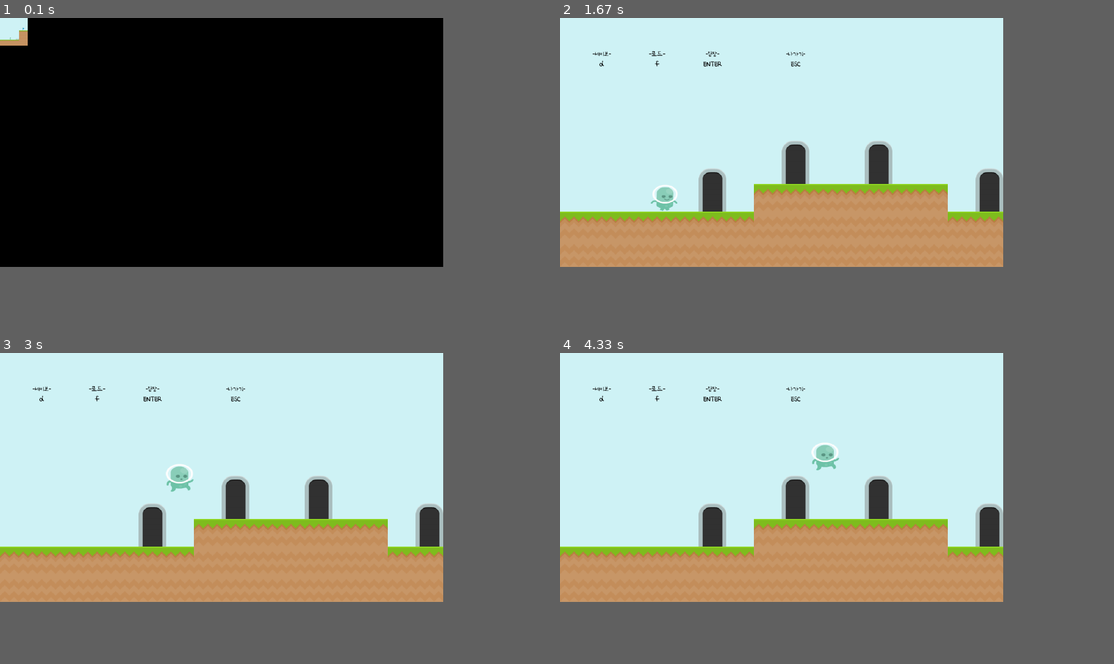
Above: before the commit, frames 1-4 (two rows, left to right).
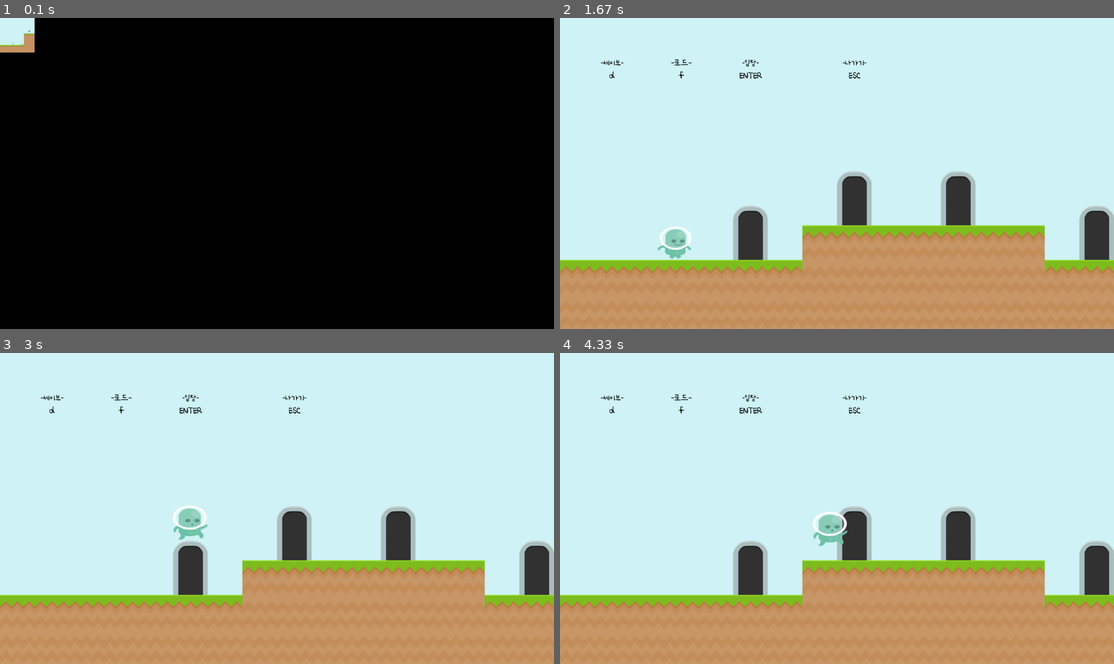
Above: after the commit, the same moments.

Repository: coinmoles/pygame-jam
Game: pygame game, started from main.py
Two runs of this game, one before a commit and one after it. Both use one fixed random seed, a clock stepped at 60 frames per second and the inputs below.
Inputs:
- Up to frame 1 (0.1 s): no input
- Up to frame 2 (1.67 s): hold Down 0.33-0.8 s; tap Enter at 0.83 s; hold Esc from 1.17 s (still down); hold Right from 1.17 s (still down)
- Up to frame 3 (3 s): release Esc at 1.8 s; release Right at 1.8 s; hold W 1.83-2.47 s; hold Right 1.83-2.47 s; tap Space at 1.9, 2.2, 2.57, 2.87 s; hold Right from 2.5 s (still down)
- Up to frame 4 (4.33 s): release Right at 3.13 s; hold Left 3.17-3.63 s; tap Space at 3.23, 3.53, 3.73, 4.03, 4.23 s; hold Right 3.67-4.13 s; hold Right from 4.17 s (still down)
The window is 720x405 before the commit and 900x506 after it. Grey fills any space a smaller window leaves; there, only what the larger window draws over its background counts as a difference.

The runs differ from the first frame. In frame 1, 0.4% of the frame differs, in the area x 0-7%, y 0-12%; in frame 2, 40%; in frame 3, 41%, in the area x 0-100%, y 10-100%; in frame 4, 40%.

Commit message:
Added cannon lifespan & reset on death

Diff:
--- a/Entity/Cannon.py
+++ b/Entity/Cannon.py
@@ -31,7 +31,7 @@
         if GLOBALS.timer == 0:
             return
 
-        if GLOBALS.timer % (FPS * 5) == 0:
+        if GLOBALS.timer % (FPS * 3) == 0:
             pg.event.post(pg.event.Event(
                 SPAWN, entity=Fireball(self.pos, self.fireball_direction)
             ))
--- a/Entity/Fireball.py
+++ b/Entity/Fireball.py
@@ -1,11 +1,20 @@
 from Entity.KillPlatform import KillPlatform
 from pygame.math import Vector2
+from constants import FPS
+
+from globals import GLOBALS
 
 
 class Fireball(KillPlatform):
     def __init__(self, pos: Vector2, vel: Vector2):
         super().__init__(pos, ["cannonball"])
         self.vel = vel
+        self.start_time = GLOBALS.timer
+
+    def update(self, camera_base: Vector2):
+        if GLOBALS.timer - self.start_time >= FPS * 3:
+            self.despawn()
+        super().update(camera_base)
 
     def collide_player(self, player, side):
         super().collide_player(player, side)
--- a/Scene/GameScene.py
+++ b/Scene/GameScene.py
@@ -5,7 +5,8 @@
 from Entity.Entity import Entity
 from Entity.Item.Item import Item
 from Entity.Player import Player
-from constants import PLAYER_DEATH, SCREEN, CAMERA_RECT, SET_SPAWN, DESPAWN, SPAWN, TRANSFORM, TRANSFORM_END, UNITSIZE
+from Entity.Fireball import Fireball
+from constants import PLAYER_DEATH, PLAYER_RESPAWN, SCREEN, CAMERA_RECT, SET_SPAWN, DESPAWN, SPAWN, TRANSFORM, TRANSFORM_END, UNITSIZE
 from globals import GLOBALS
 from helper.determine_side import determine_side
 from collections import deque
@@ -18,6 +19,7 @@
     def __init__(self, stage: str, _id: Tuple[int, int]):
         super().__init__(_id)
         self.collidables = pg.sprite.Group()
+        self.spawned = pg.sprite.Group()
         self.despawned = pg.sprite.Group()
         self.corpses: Deque[pg.sprite.Sprite] = deque()
         self.stage_rect = pg.Rect(0, 0, 0, 0)
@@ -60,6 +62,8 @@
                 if event.key == pg.K_w:
                     self.reset_stage()
                 if event.key == pg.K_q:
+                    if len(self.corpses) == 0:
+                        return
                     corpse = self.corpses.pop()
                     self.despawn_entity(corpse)
 
@@ -77,6 +81,9 @@
         elif event.type == PLAYER_DEATH:
             if self.player.active:
                 self.player_death()
+
+        elif event.type == PLAYER_RESPAWN:
+            self.player_respawn()
 
         elif event.type == TRANSFORM:
             if self.player.active:
@@ -173,7 +180,16 @@
         if entity.collide_check:
             self.collidables.add(entity)
 
+        if isinstance(entity, Fireball):
+            self.spawned.add(entity)
+
     def despawn_entity(self, entity: Entity):
+        if isinstance(entity, Item):
+            self.despawned.add(entity)
+
+        self.collidables.remove(entity)
+        self.entityList.remove(entity)
+
         if entity == self.player:
             corpse = self.player.spawn_corpse()
             self.corpses.append(corpse)
@@ -182,15 +198,7 @@
             if len(self.corpses) > MAX_CORPSE:
                 corpse = self.corpses.popleft()
                 corpse.despawn()
-
-            self.player = Player(self.player_spawn)
-            self.spawn_entity(self.player)
-
-        if isinstance(entity, Item):
-            self.despawned.add(entity)
-
-        self.collidables.remove(entity)
-        self.entityList.remove(entity)
+            pg.event.post(pg.event.Event(PLAYER_RESPAWN))
 
     def player_death(self):
         self.player.active = False
@@ -199,6 +207,13 @@
         self.player.set_animation("death")
         pg.time.set_timer(pg.event.Event(DESPAWN, entity=self.player), 500, 1)
 
+    def player_respawn(self):
+        for spawned in self.spawned:
+            spawned.kill()
+
+        self.player = Player(self.player_spawn)
+        self.spawn_entity(self.player)
+
     def set_stage(self):
         self.entityList = pg.sprite.Group()
         self.collidables = pg.sprite.Group()
@@ -215,11 +230,13 @@
 
     def reset_stage(self):
         for corpse in self.corpses:
-            self.despawn_entity(corpse)
+            corpse.kill()
 
         for entity in self.despawned:
             self.spawn_entity(entity)
 
+        for spawned in self.spawned:
+            spawned.kill()
         self.collidables.remove(self.player)
         self.entityList.remove(self.player)
         self.player = Player(self.player_spawn)
--- a/Scene/Scene.py
+++ b/Scene/Scene.py
@@ -23,6 +23,7 @@
         pg.mixer.music.play(-1, 0)
 
     def scene_end(self):
+        pg.event.clear()
         pg.mixer.music.stop()
         pg.mixer.music.unload()
 
--- a/Scene/StageScene.py
+++ b/Scene/StageScene.py
@@ -4,7 +4,7 @@
 from pygame.math import Vector2
 from Scene.GameScene import GameScene
 from SceneData.parse_stage import parse_stage
-from constants import CHANGE_SCENE, PLAY_SFX, PLAYER_DEATH, PLAYER_JUMP, SET_CHECKPOINT, STAGE_CLEAR
+from constants import CHANGE_SCENE, PLAY_SFX, PLAYER_JUMP, STAGE_CLEAR
 from globals import GLOBALS
 
 MAX_CORPSE = 5
--- a/constants.py
+++ b/constants.py
@@ -3,8 +3,8 @@
 import pygame as pg
 
 SCREEN = get_monitors()[0]
-# SCREEN.width = 1600
-# SCREEN.height = 900
+SCREEN.width = 1600
+SCREEN.height = 900
 UNITSIZE = SCREEN.height / 9
 FPS = 60
 
@@ -24,6 +24,7 @@
 OPEN_LOAD = pg.USEREVENT + 12
 OPEN_SAVE = pg.USEREVENT + 13
 END_SAVELOAD = pg.USEREVENT + 14
+PLAYER_RESPAWN = pg.USEREVENT + 15
 
 TOKENS: Final[Dict[str, str]] = {
     "GrassPlatform": "p",
